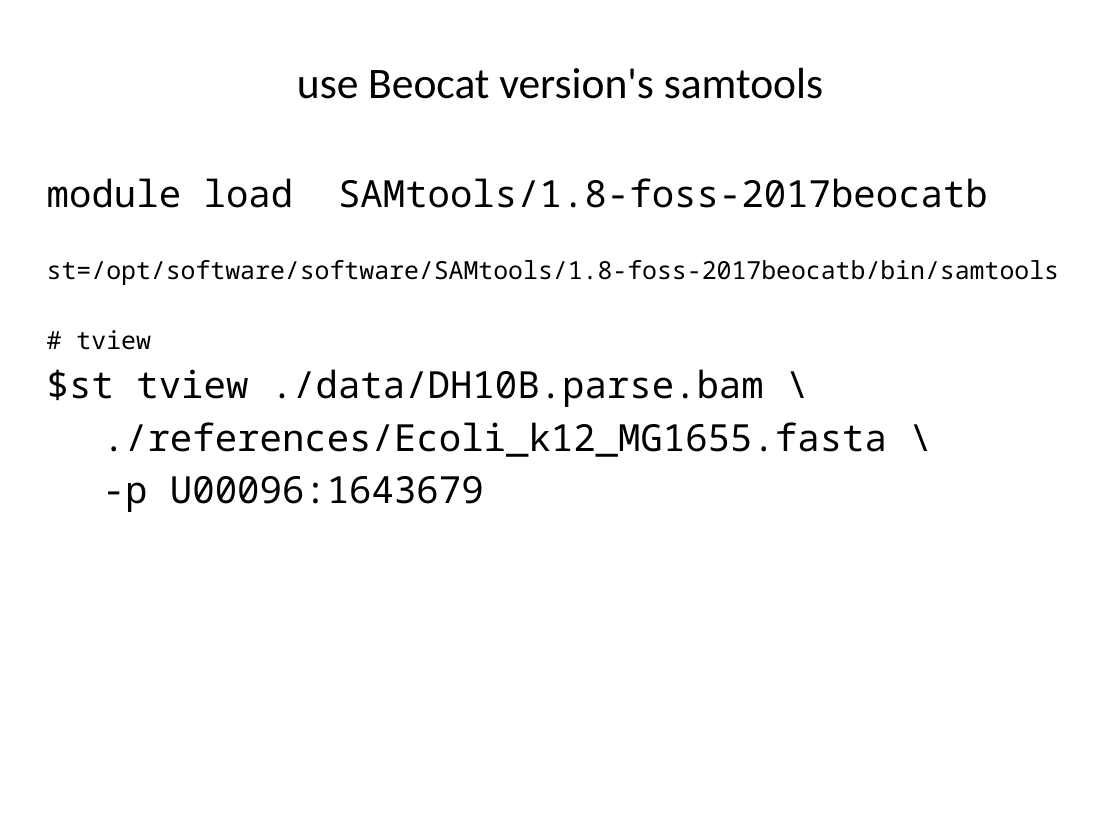
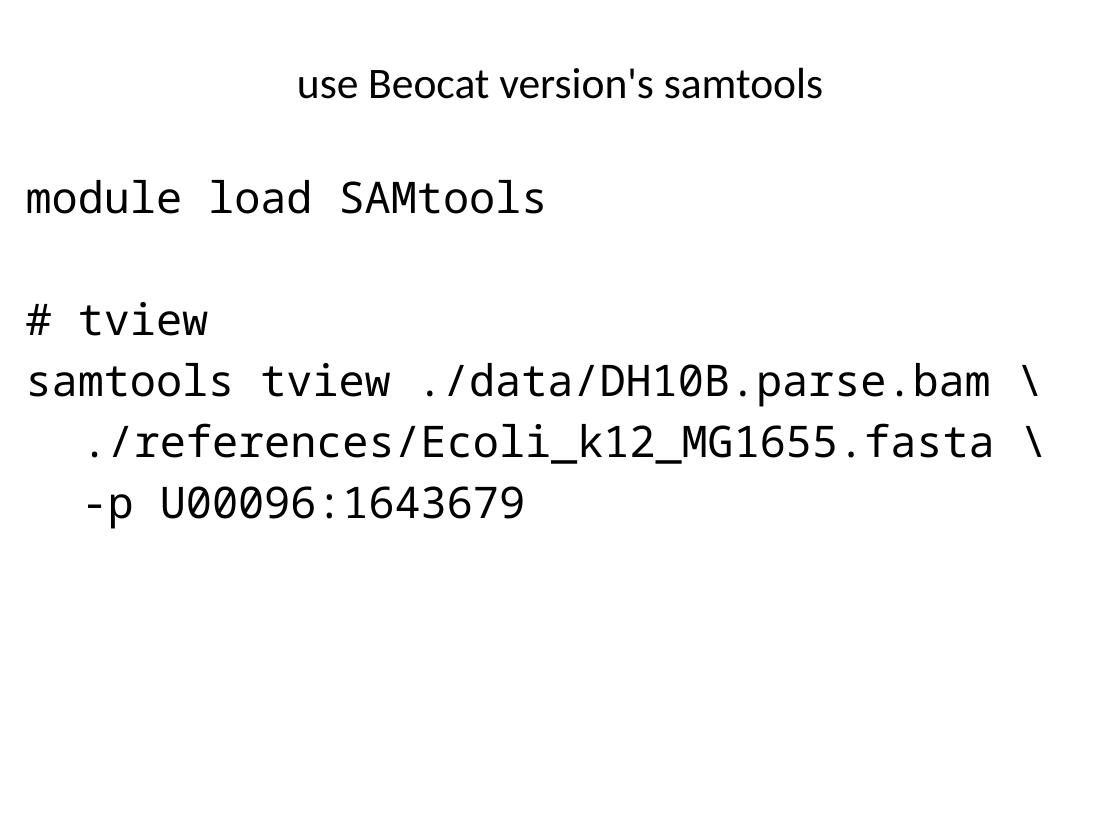
Before and after one commit to liu3zhenlab/teaching, a slide deck: slide 16 of PLPTH813Bioinformatis/2019/labs/lab07_variants.pptx. Drawn at 1120x840 pixels with LibreOffice and Linux fonts; fonts in the diff are those of the drawing. Boxes give left, top, right and bottom in pixels: in the first picture for what was removed or moved away, otherwise in the second. Text is boxed around its words. In the diff, an @@ line names an element or a change of style, - is before the commit and + after.

```diff
--- a/PLPTH813Bioinformatis/2019/labs/lab07_variants.pptx
+++ b/PLPTH813Bioinformatis/2019/labs/lab07_variants.pptx
@@ text "module load SAMtools": place and size @@
-text "module load SAMtools" at [47, 178, 1059, 512]
+text "module load SAMtools" at [26, 180, 995, 529]
@@ text at [26, 180, 548, 214]: text changed; size 16 to 28 pt @@
-module load SAMtools/1.8-foss-2017beocatb
-st=/opt/software/software/SAMtools/1.8-foss-2017beocatb/bin/samtools
+module load SAMtools
@@ text at [78, 302, 995, 529]: size 16 to 28 pt in "# tview"; size 24 to 28 pt in "./references/Ecoli_k12_MG1655.fasta \", "-p U00096:1643679"; more space between paragraphs @@
@@ text at [26, 363, 991, 407]: text changed; size 24 to 28 pt @@
-$st tview ./data/DH10B.parse.bam \
+samtools tview ./data/DH10B.parse.bam \
```
Also in this commit, not shown: 6 other slides changed, 4 other files.
